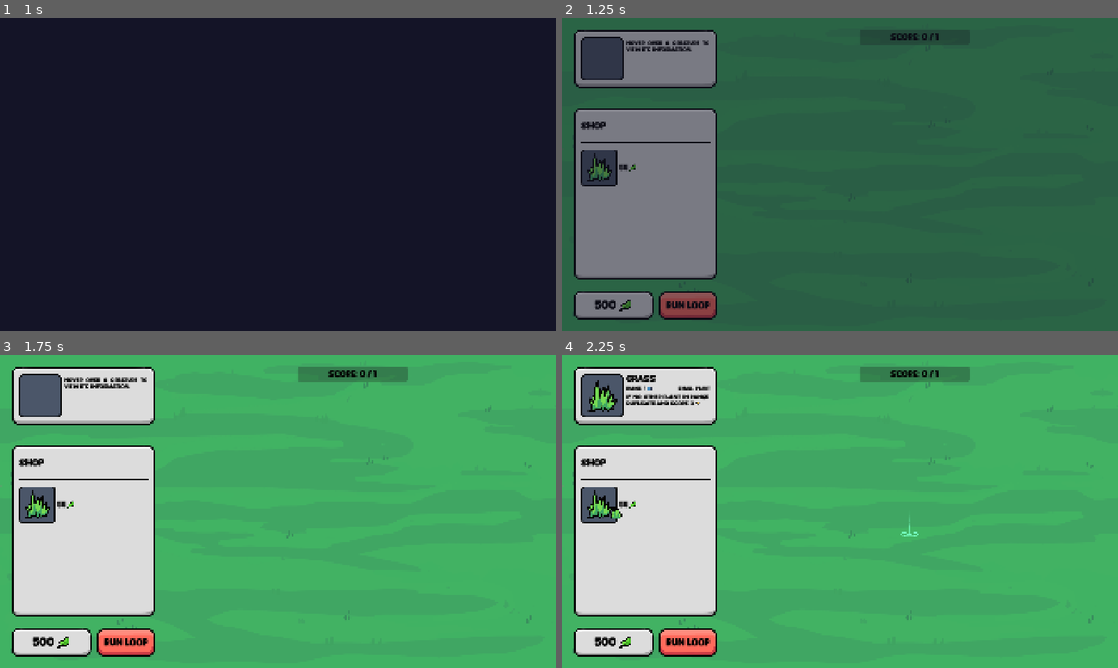
Above: before the commit, frames 1-4 (two rows, left to right).
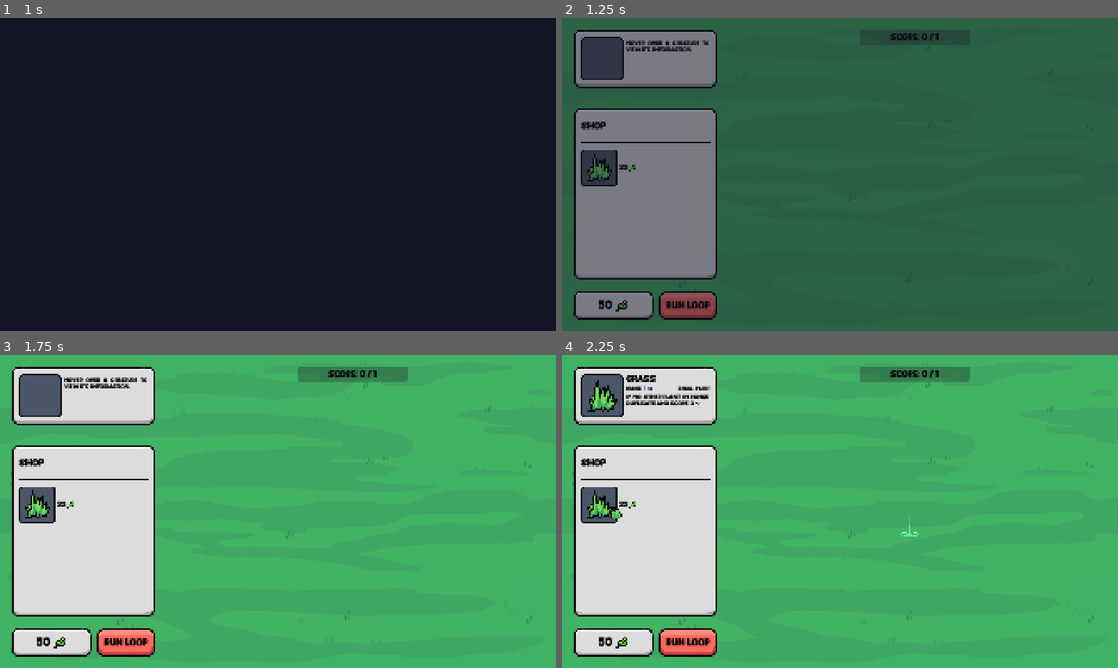
Above: after the commit, the same moments.

Repository: elliotfontaine/gmtk-2025-submission
Game: Godot game, scene res://scenes/main_menu.tscn
Two runs of this game, one before a commit and one after it. Both use one fixed random seed, a clock stepped at 60 frames per second and the inputs below. The engine's default icon, where the game draws it, is replaced by a stand-in: a white triangle on a blue panel in a dark square.
Inputs (mouse positions are in pixels of both pictures, inside the frame that each line leads up to):
- Up to frame 1 (1 s): click "play." at 0.5 s
- Up to frame 2 (1.25 s): no input
- Up to frame 3 (1.75 s): click "Run Loop" at 1.25 s
- Up to frame 4 (2.25 s): click (606, 505) at 2 s

Frame 1 is identical in both runs. In frame 2, 0.1% of the frame differs, in the area x 5-13%, y 46-94%; in frame 3, 0.2%; in frame 4, 0.2%.

Commit message:
Economy balancing (#54)
* const camera values

* adaptive price

base price based on rarity + inflation (after twenty waves, the prices are doubled). then a swing of up 0.15% is applied to that result

* Update world.tscn

* adjusted reroll price, income, and starting money

* more rarity distribution tweaks

* score and income adjustments

* Update world.gd

* Update world.gd

Diff:
--- a/scenes/ui/shop_panel.gd
+++ b/scenes/ui/shop_panel.gd
@@ -64,7 +64,19 @@
 	var species: SpeciesResource = Constants.get_species_by_id(id)
 	var new_item: Control = ITEM_SCENE.instantiate()
 	new_item.species = species
-	new_item.price = randi_range(20,60)
+	var base_price :int = 10
+	match new_item.species.rarity:
+		Constants.RARITIES.COMMON:
+			base_price = 20
+		Constants.RARITIES.UNCOMMON:
+			base_price = 28
+		Constants.RARITIES.RARE:
+			base_price = 36
+		Constants.RARITIES.EPIC:
+			base_price = 44
+		#Constants.RARITIES.LEGENDARY:
+			#base_price = 40
+	new_item.price = int((base_price + base_price * (level/20.0)) * randf_range(0.85,1.15))
 	add_shop_item(new_item)
 	new_item.mouse_entered.connect(_on_item_hovered.bind(new_item))
 	new_item.mouse_exited.connect(_on_item_exited.bind(new_item))
@@ -98,16 +110,16 @@
 		shop_items = [Constants.SPECIES.GRASS]
 	elif level == 2:
 		shop_items = [Constants.SPECIES.BUNNY]
-	elif level <= 4:
+	elif level <= 3:
 		re_roll.show()
 		shop_items = get_species_by_rarity([Constants.RARITIES.COMMON],6)
+	elif level <= 5:
+		shop_items = get_species_by_rarity([Constants.RARITIES.COMMON],5) + get_species_by_rarity([Constants.RARITIES.UNCOMMON],1)
 	elif level <= 6:
-		shop_items = get_species_by_rarity([Constants.RARITIES.COMMON],5) + get_species_by_rarity([Constants.RARITIES.UNCOMMON],1)
+		shop_items = get_species_by_rarity([Constants.RARITIES.COMMON],4) + get_species_by_rarity([Constants.RARITIES.UNCOMMON],2)
 	elif level <= 8:
-		shop_items = get_species_by_rarity([Constants.RARITIES.COMMON],3) + get_species_by_rarity([Constants.RARITIES.UNCOMMON],3)
+		shop_items = get_species_by_rarity([Constants.RARITIES.COMMON],3) + get_species_by_rarity([Constants.RARITIES.UNCOMMON],2) + get_species_by_rarity([Constants.RARITIES.RARE],1)
 	elif level <= 10:
-		shop_items = get_species_by_rarity([Constants.RARITIES.COMMON],3) + get_species_by_rarity([Constants.RARITIES.UNCOMMON],2) + get_species_by_rarity([Constants.RARITIES.RARE],1)
-	elif level <= 12:
 		shop_items = get_species_by_rarity([Constants.RARITIES.COMMON],2) + get_species_by_rarity([Constants.RARITIES.UNCOMMON],2) + get_species_by_rarity([Constants.RARITIES.RARE],2)
 	else:
 		shop_items = get_species_by_rarity([Constants.RARITIES.COMMON],2) + get_species_by_rarity([Constants.RARITIES.UNCOMMON],2) + get_species_by_rarity([Constants.RARITIES.RARE],2)
--- a/scenes/ui/shop_panel.tscn
+++ b/scenes/ui/shop_panel.tscn
@@ -42,7 +42,7 @@
 theme_type_variation = &"SmallPurpleButton"
 theme_override_constants/h_separation = 0
 theme_override_constants/icon_max_width = 28
-text = "REROLL:  30"
+text = "REROLL:  10"
 icon = ExtResource("3_g0um3")
 icon_alignment = 2
 
--- a/scenes/world.gd
+++ b/scenes/world.gd
@@ -5,10 +5,13 @@
 const EMPTY_SLOT = preload("res://scenes/empty_slot.tscn")
 
 ##change this value to dictate the creature size you want:
-@export var initial_radius :float = 1.0/13
+const initial_radius :float = 1.0/13
 ##change this value to dictate how much space the loop should take:
-@export var zoom_factor :float = 0.7
+const zoom_factor :float = 0.7
 const base_creature_distance: int = 60
+
+const reroll_base_price :int = 10
+const base_income :int = 50
 
 @onready var camera: Camera2D = %Camera2D
 @onready var floating_creature: Sprite2D = %FloatingCreature
@@ -42,6 +45,11 @@
 
 var currently_looping :bool = false
 
+var money :int = 50:
+	set(val):
+		money = val
+		currency_count.text = str(money)
+
 func _ready() -> void:
 	money = money #(to trigger label update)
 	next_level()
@@ -105,11 +113,11 @@
 		shop_panel.modulate = Color.DIM_GRAY
 		await run_loop()
 
-		if score_current > score_target:
+		if score_current >= score_target:
 			next_loop_button.modulate = Color.WHITE
 			shop_panel.modulate = Color.WHITE
 			currently_looping = false
-			money += 50
+			money += base_income + level
 			next_level()
 		else:
 			defeat()
@@ -294,15 +302,13 @@
 			##on loop end: if egg wasn't eaten or hatched or anything, it dies.
 			Constants.SPECIES.EGG:
 				remove_queue.append(creature)
-				await update_creature_positions()
-				await get_tree().create_timer(game_speed).timeout
 			Constants.SPECIES.BERRY:
 				remove_queue.append(creature)
-				await update_creature_positions()
-				await get_tree().create_timer(game_speed).timeout
 
 	for creature in remove_queue:
 		await remove(creature)
+		await update_creature_positions()
+		await get_tree().create_timer(game_speed).timeout
 
 
 #endregion
@@ -524,12 +530,12 @@
 func next_level():
 	level += 1
 	score_current = 0
-	score_target = level * 1 * maxi(level / 3, 1) + maxi(0, (level - 2) * 3)
+	score_target = level * 1 * maxi(level / 3.0, 1) + maxi(0, (level - 2) * 3)
 	progress_bar_score.max_value = score_target
 	update_score_display()
 
 	shop_panel.level = level
-	reroll_price = 30
+	reroll_price = 10
 	shop_panel.re_roll.text = "REROLL:" + str(reroll_price)
 	shop_panel.populate_shop()
 
@@ -599,15 +605,10 @@
 
 #region money management
 
-var money :int = 500:
-	set(val):
-		money = val
-		currency_count.text = str(money)
-
 var current_item_price :int = 0
 var current_held_item :ShopItem
 
-var reroll_price :int = 30
+var reroll_price :int = reroll_base_price
 
 func _on_shop_panel_rerolled() -> void:
 	if not currently_looping:
--- a/scenes/world.tscn
+++ b/scenes/world.tscn
@@ -12,8 +12,6 @@
 y_sort_enabled = true
 script = ExtResource("1_f3sb7")
 sfx_next_loop = ExtResource("5_w7kh3")
-initial_radius = 0.077
-zoom_factor = 0.75
 
 [node name="Camera2D" type="Camera2D" parent="."]
 unique_name_in_owner = true
